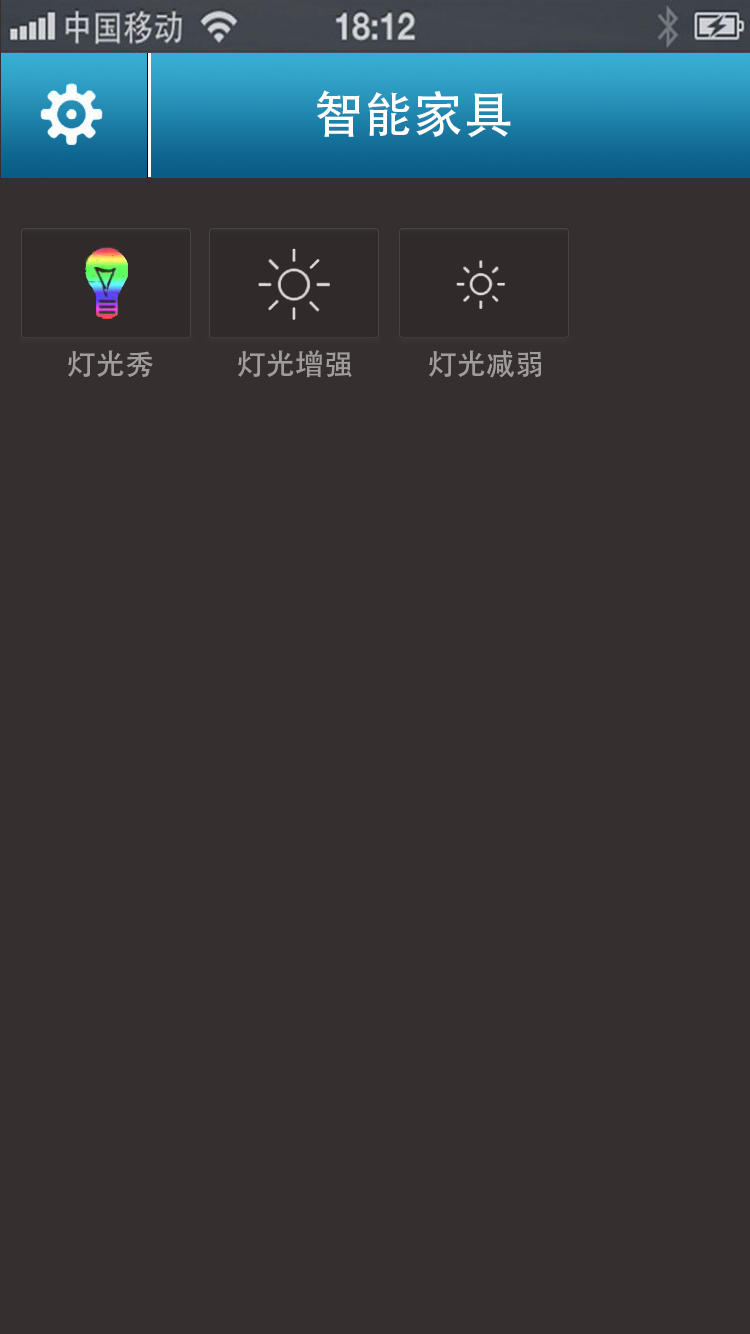
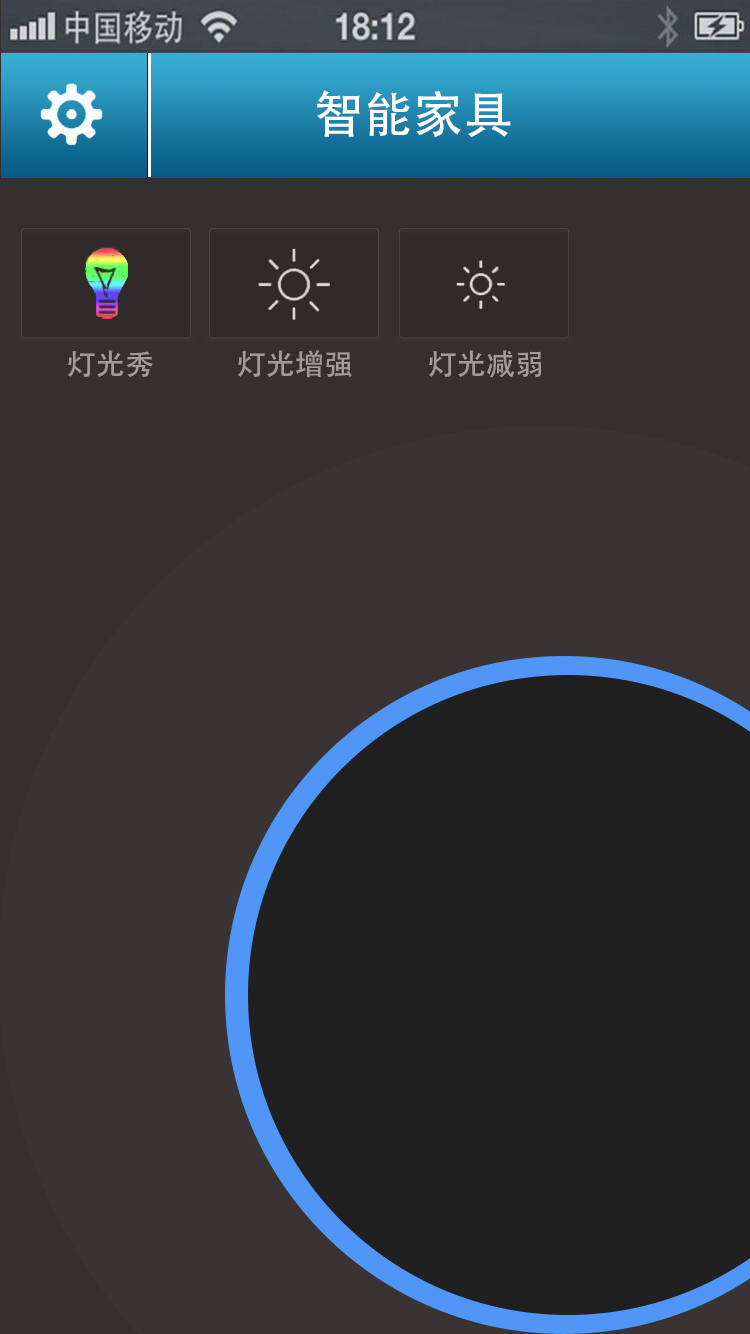
Before/after of a 750×1334 layered artwork. What changed in the layer stack:
added layer "场景模式底背景2" in group "环形工具栏" over [248, 675, 750, 1315]
added layer "场景模式底背景1" in group "环形工具栏" over [225, 656, 750, 1334]
added layer "外面大圈" (2%) in group "环形工具栏" over [0, 426, 750, 1334]
